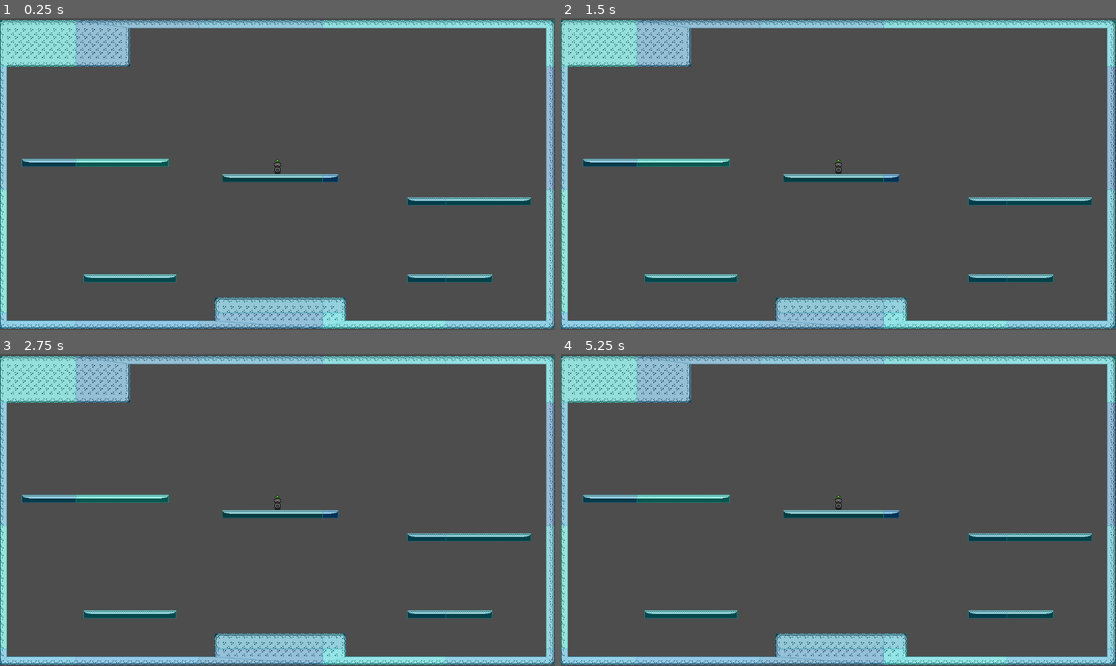
Above: before the commit, frames 1-4 (two rows, left to right).
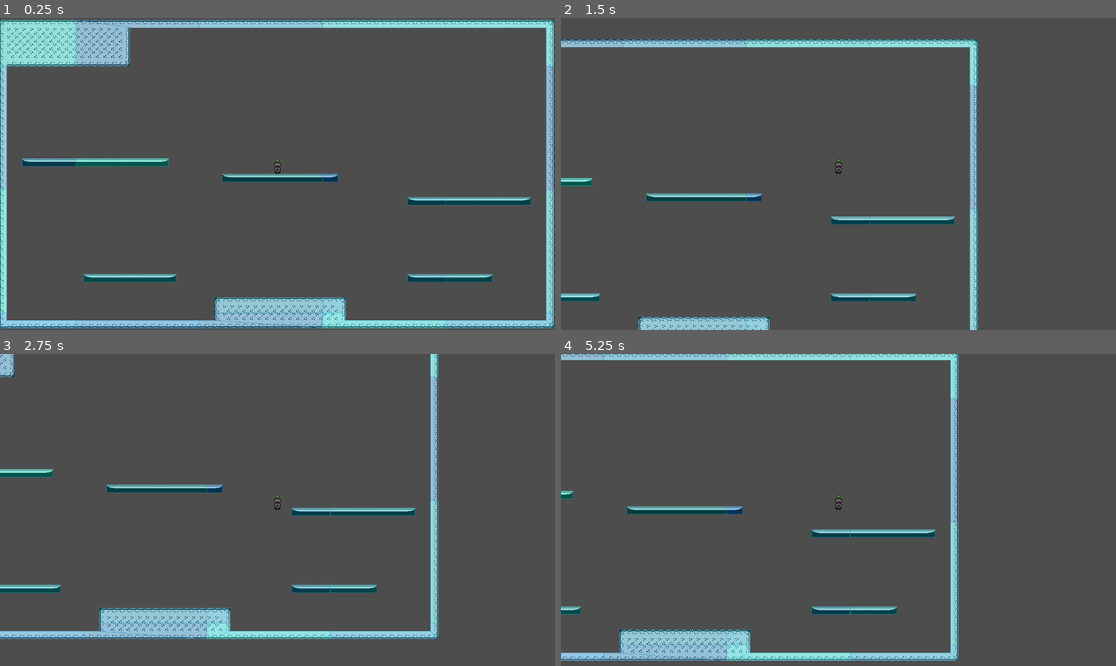
Above: after the commit, the same moments.

Repository: Eduardo-IV-Dotel/cahsi-ultimate-game-jam
Game: Godot game, scene res://scenes/areas/area_1.tscn
The game is run twice, just before and just after one commit, with the same random seed, the same clock (stepped at 60 frames per second) and the same inputs. This scene is started directly instead of the project's main scene.
Inputs (mouse positions are in pixels of both pictures, inside the frame that each line leads up to):
- Up to frame 1 (0.25 s): no input
- Up to frame 2 (1.5 s): tap Enter at 0.5 s; move the mouse to (960, 158) at 0.52 s; hold D (right) from 0.53 s (still down); click (960, 158) at 0.67 s; tap Space (jump) at 0.77 s; move the mouse to (727, 189) at 1.27 s
- Up to frame 3 (2.75 s): tap Space (jump) at 1.52 s; move the mouse to (333, 441) at 2.02 s; release D (right) at 2.03 s; hold A (left) from 2.03 s (still down)
- Up to frame 4 (5.25 s): move the mouse to (810, 572) at 2.77 s; release A (left) at 2.78 s; hold D (right) 2.78-4.28 s; click (810, 572) at 2.92 s; tap Space (jump) at 3.02, 3.5, 3.77, 4.52 s; move the mouse to (1005, 556) at 3.52 s; move the mouse to (672, 463) at 4.27 s; hold A (left) 4.28-5.03 s; move the mouse to (866, 510) at 5.02 s; hold D (right) from 5.03 s (still down); click (866, 510) at 5.17 s

The runs differ from the first frame. In frame 1, 4.2% of the frame differs, in the area x 0-100%, y 0-100%; in frame 2, 19%; in frame 3, 21%; in frame 4, 20%.
Error before the commit: Parse Error: Identifier "batery" not declared in the current scope. (res://scripts/player_control.gd:28)

Commit message:
fixed battery

Diff:
--- a/scripts/player_control.gd
+++ b/scripts/player_control.gd
@@ -25,6 +25,6 @@
 		velocity.x = direction * SPEED
 	else:
 		velocity.x = move_toward(velocity.x, 0, SPEED)
-	batery -= drain_rate * delta
+	battery -= drain_rate * delta
 	battery = clamp(battery, 0, max_battery)
 	move_and_slide()
Not shown, added: scenes/areas/area_1.tscn32903202.tmp
